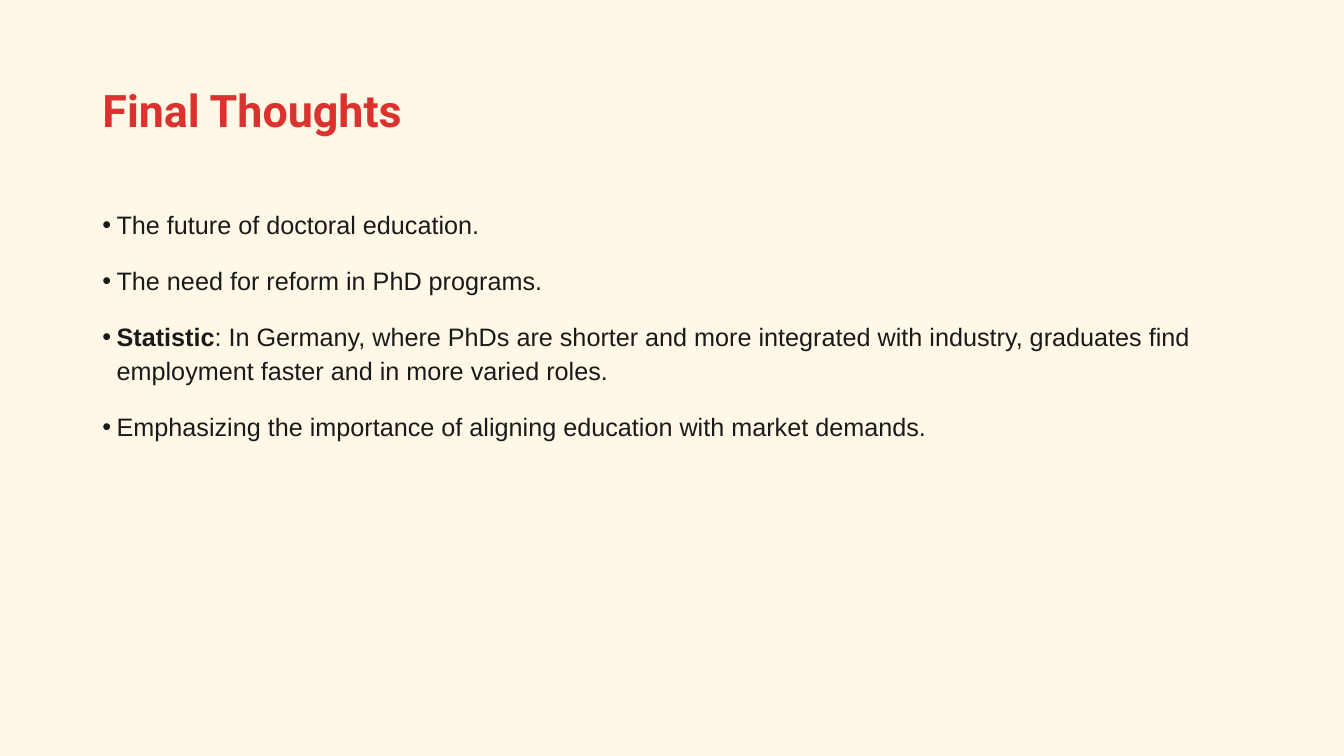
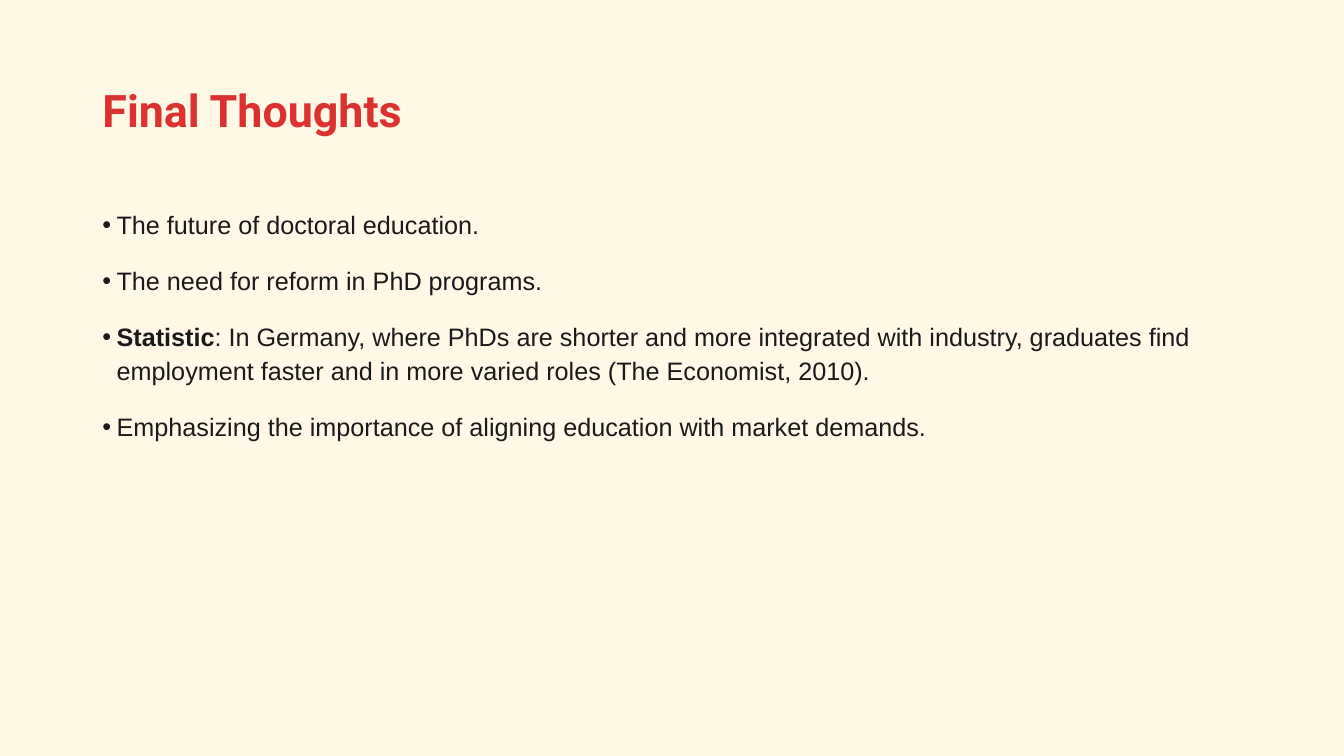
Before and after one commit to bsamadi/quarto-phd-slides, a slide deck: slide 23 of presentation-01.pptx. Drawn at 1344x756 pixels with LibreOffice and Linux fonts; fonts in the diff are those of the drawing. Boxes give left, top, right and bottom in pixels: in the first picture for what was removed or moved away, otherwise in the second. Text is boxed around its words. In the diff, an @@ line names an element or a change of style, - is before the commit and + after.

```diff
--- a/presentation-01.pptx
+++ b/presentation-01.pptx
@@ text at [117, 327, 1190, 386]: text changed @@
-• Statistic: In Germany, where PhDs are shorter and more integrated with industry, graduates find employment faster and in more varied roles.
+• Statistic: In Germany, where PhDs are shorter and more integrated with industry, graduates find employment faster and in more varied roles (The Economist, 2010).
```
Also in this commit, not shown: 5 other slides changed, 2 slides added, 4 other files.
